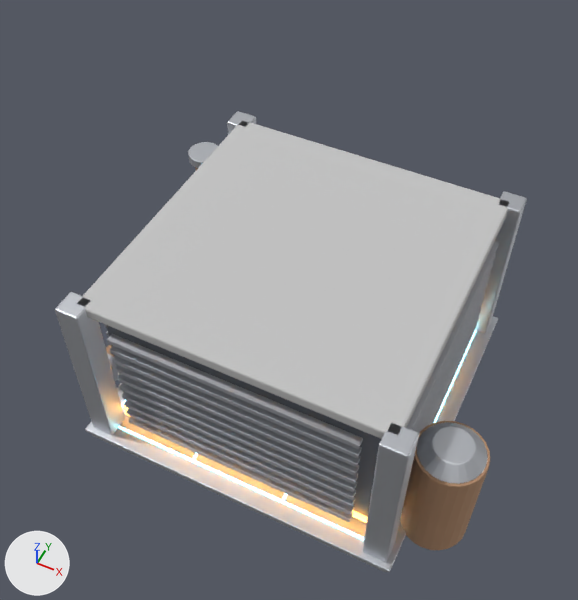
The glTF model game/assets/modules/mech_3x3_office.glb, before and after one commit.
Camera for both pictures: a 50 mm camera at (2.21, -4.77, 7.18) aimed at (-0.09, -0.18, 1.44). Arrows for +X, +Y and +Z are at lower left; the lights stay in place. The picture after the commit comes second. Where no turn or scale is listed for an object, it has been applied to the vertices. Vertices at exactly the same position are counted once.

Names of what the first picture shows: 'ext_bigpipe2_fl1', 'ext_core', 'ext_louver0', 'ext_louver3', 'ext_tank', 'ext_tank_cap', 'int_ceiling', 'int_columns', 'int_grid', 'int_slab_edge' and 3 more.
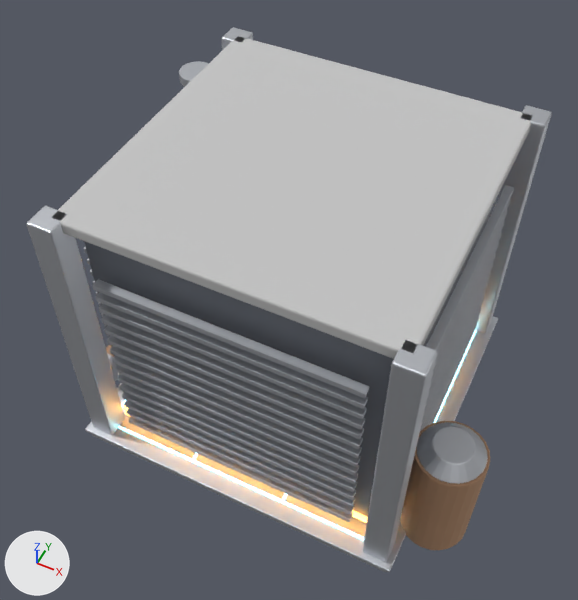
Where the newer file only moved an object's origin or applied its transform, the numbers keep the older frame.

Boxes [x1, y1, x2, y2] around the edits, measured in the pictures (578 x 600 px):
'int_ceiling', moved
    before: [78, 122, 508, 439]
    after: [53, 38, 531, 359]
'ext_louver3', reshaped (8% wider, 29% taller)
    before: [107, 334, 363, 522]
    after: [92, 279, 369, 522]
'int_columns', moved, rescaled (11% wider, 19% taller)
    before: [55, 111, 527, 562]
    after: [26, 27, 552, 562]
'ext_core', moved, rescaled (mostly hidden before)
    before: [106, 325, 381, 524]
    after: [84, 210, 491, 524]
'ext_louver0', reshaped
    before: [407, 241, 499, 433]
    after: [420, 185, 514, 431]
'ext_bigpipe2_fl1', moved
    before: [188, 142, 218, 168]
    after: [179, 61, 209, 87]
part 3 of me_ext_louver0, added (mostly hidden)
    after: [434, 210, 508, 367]
part 4 of me_ext_louver0, added (mostly hidden)
    after: [437, 199, 511, 355]
part 5 of me_ext_louver0, added
    after: [426, 185, 514, 351]
part 6 of me_ext_louver3, added
    after: [104, 325, 364, 440]
part 7 of me_ext_louver3, added
    after: [101, 315, 365, 430]
part 8 of me_ext_louver3, added
    after: [98, 303, 367, 420]
part 9 of me_ext_louver3, added
    after: [95, 292, 368, 409]
part 10 of me_ext_louver3, added
    after: [92, 279, 369, 398]

Diff of the bpy script that builds the scene:
```diff
--- a/game/assets/modules/mech_3x3_office.glb.py
+++ b/game/assets/modules/mech_3x3_office.glb.py
@@ me_int_columns @@
 # used by ob_int_columns; location = (0.0, 0.0, 0.0)
-me_int_columns.from_pydata(...)  # 224 vertices, 432 faces; spans x -1.62..1.62, y -1.62..1.62, z 0.12..2.0
+me_int_columns.from_pydata(...)  # 224 vertices, 432 faces; spans x -1.62..1.62, y -1.62..1.62, z 0.12..3.0
+# me_int_columns part 1: the whole mesh is scaled about its middle by (1, 1, 1.54), then moved by (0.0, 0.0, 0.5)
 me_int_columns.materials.append(mat_m_steel)
@@ me_ext_core @@
 # used by ob_ext_core; location = (0.0, 0.0, 0.0)
-me_ext_core.from_pydata(...)  # 56 vertices, 108 faces; spans x -1.35..1.35, y -1.35..1.35, z 0.12..1.88
+me_ext_core.from_pydata(...)  # 56 vertices, 108 faces; spans x -1.35..1.35, y -1.35..1.35, z 0.12..2.88
+# me_ext_core part 2: the whole mesh is scaled about its middle by (1, 1, 1.58), then moved by (0.0, 0.0, 0.5)
 me_ext_core.materials.append(mat_m_paintdark)
@@ me_ext_louver0 @@
 # used by ob_ext_louver0; location = (0.0, 0.0, 0.0)
-me_ext_louver0.from_pydata(...)  # 80 vertices, 120 faces; spans x 1.44..1.52, y -1.2..1.2, z 0.4..1.71
+me_ext_louver0.from_pydata(...)  # 120 vertices, 180 faces; spans x 1.44..1.52, y -1.2..1.2, z 0.4..2.4
+# me_ext_louver0 part 3: a new loose piece, a box spanning x 1.44..1.52, y -1.2..1.2, z 2.075..2.125, in mat_m_steel (light grey #cbced4)
+# me_ext_louver0 part 4: a new loose piece, a box spanning x 1.44..1.52, y -1.2..1.2, z 2.215..2.265, in mat_m_steel (light grey #cbced4)
+# me_ext_louver0 part 5: a new loose piece, a box spanning x 1.44..1.52, y -1.2..1.2, z 2.355..2.405, in mat_m_steel (light grey #cbced4)
+# other edits to the shape of me_ext_louver0 do not show in these pictures
 me_ext_louver0.materials.append(mat_m_steel)
@@ me_ext_louver3 @@
 # used by ob_ext_louver3; location = (0.0, 0.0, 0.0)
-me_ext_louver3.from_pydata(...)  # 80 vertices, 120 faces; spans x -1.2..1.2, y -1.52..-1.44, z 0.4..1.71
+me_ext_louver3.from_pydata(...)  # 120 vertices, 180 faces; spans x -1.2..1.2, y -1.52..-1.44, z 0.4..2.4
+# me_ext_louver3 part 6: a new loose piece, a box spanning x -1.2..1.2, y -1.52..-1.44, z 1.795..1.845, in mat_m_steel (light grey #cbced4)
+# me_ext_louver3 part 7: a new loose piece, a box spanning x -1.2..1.2, y -1.52..-1.44, z 1.935..1.985, in mat_m_steel (light grey #cbced4)
+# me_ext_louver3 part 8: a new loose piece, a box spanning x -1.2..1.2, y -1.52..-1.44, z 2.075..2.125, in mat_m_steel (light grey #cbced4)
+# me_ext_louver3 part 9: a new loose piece, a box spanning x -1.2..1.2, y -1.52..-1.44, z 2.215..2.265, in mat_m_steel (light grey #cbced4)
+# me_ext_louver3 part 10: a new loose piece, a box spanning x -1.2..1.2, y -1.52..-1.44, z 2.355..2.405, in mat_m_steel (light grey #cbced4)
 me_ext_louver3.materials.append(mat_m_steel)
@@ me_int_ceiling @@
 # used by ob_int_ceiling; location = (0.0, 0.0, 0.0)
-me_int_ceiling.from_pydata(...)  # 56 vertices, 108 faces; spans x -1.5..1.5, y -1.5..1.5, z 1.88..2.0
+me_int_ceiling.from_pydata(...)  # 56 vertices, 108 faces; spans x -1.5..1.5, y -1.5..1.5, z 2.88..3.0
+# me_int_ceiling part 11: the whole mesh is moved by (0.0, 0.0, 1.0)
 me_int_ceiling.materials.append(mat_m_concrete)
@@ ob_ext_bigpipe2_fl1 @@
 ob_ext_bigpipe2_fl1 = bpy.data.objects.new('ext_bigpipe2_fl1', me_cone_005)
-ob_ext_bigpipe2_fl1.location = (-1.75, 1.1, 1.7)
+ob_ext_bigpipe2_fl1.location = (-1.75, 1.1, 2.7)
```
